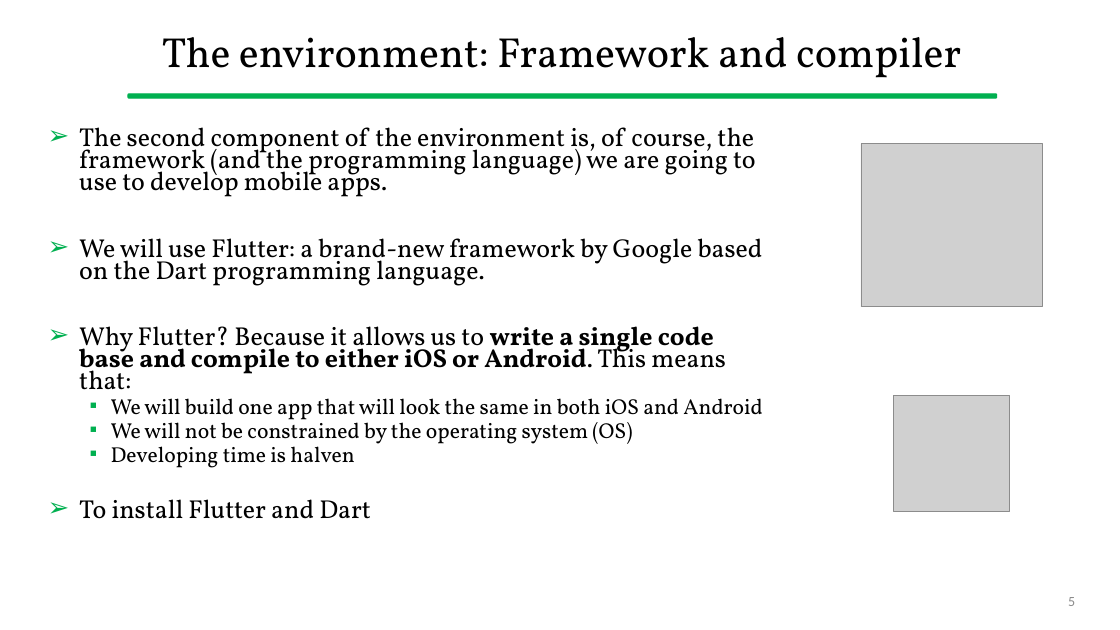
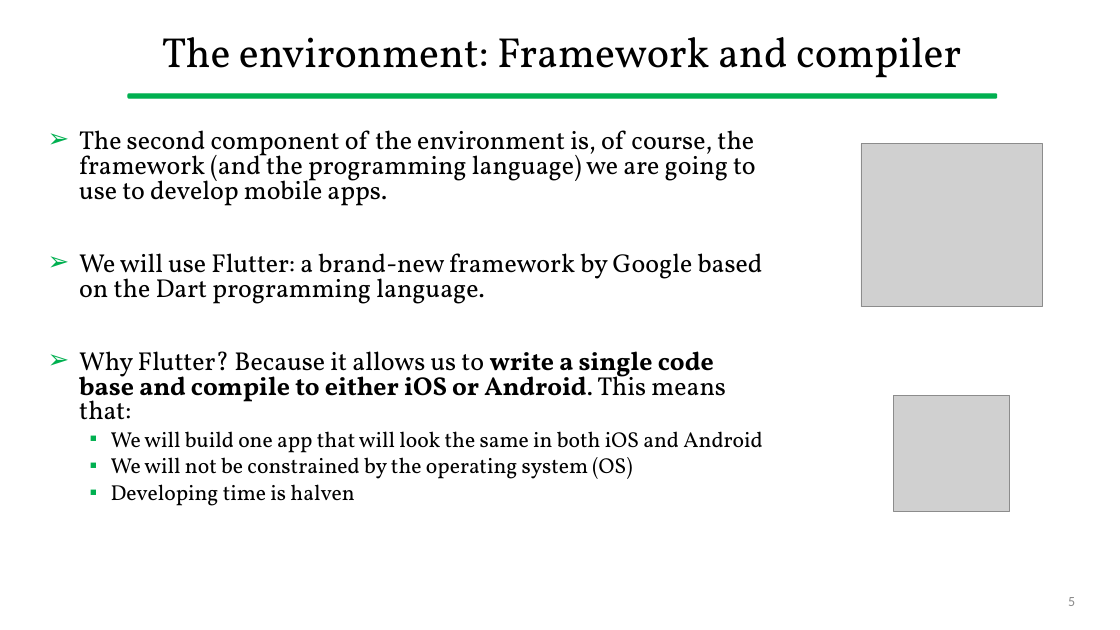
Before and after one commit to gcappon/bwthw, a slide deck: slide 5 of guides/setup_development_environment.pptx. Drawn at 1120x630 pixels with LibreOffice and Linux fonts; fonts in the diff are those of the drawing; grey boxes stand for pictures. Boxes give left, top, right and bottom in pixels: in the first picture for what was removed or moved away, otherwise in the second. Text is boxed around its words. In the diff, an @@ line names an element or a change of style, - is before the commit and + after.

```diff
--- a/guides/setup_development_environment.pptx
+++ b/guides/setup_development_environment.pptx
@@ text "The second component of the ..." at (79,130,763,506): line spacing 0.7 to 0.8 @@
@@ text at (79,499,371,519): paragraph removed @@
-➢ To install Flutter and Dart
```
Also in this commit, not shown: 1 other slide changed, 1 slide added, 3 other files.
